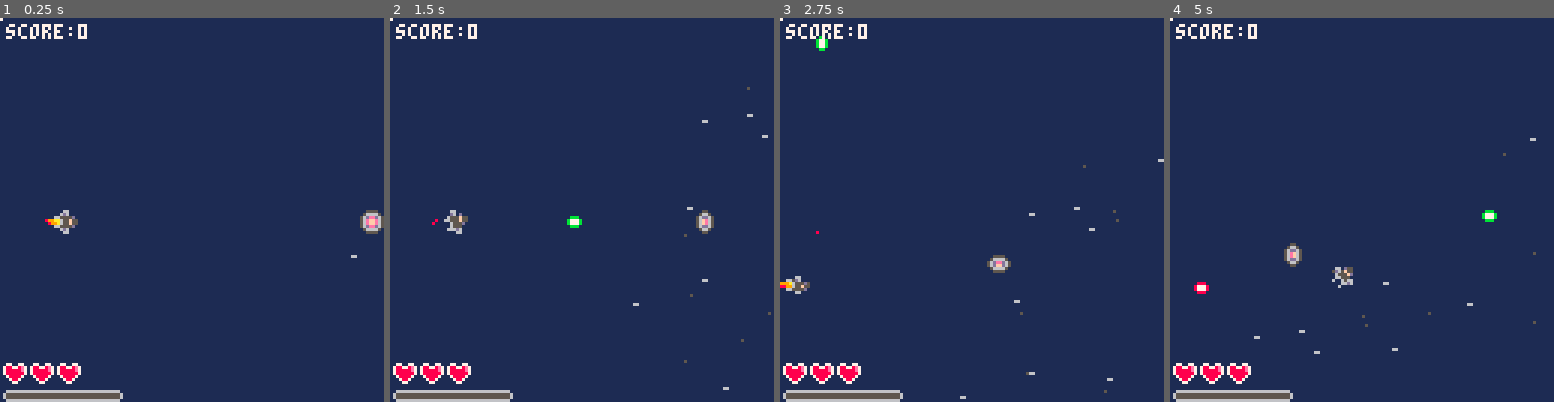
Above: before the commit, frames 1-4 (left to right).
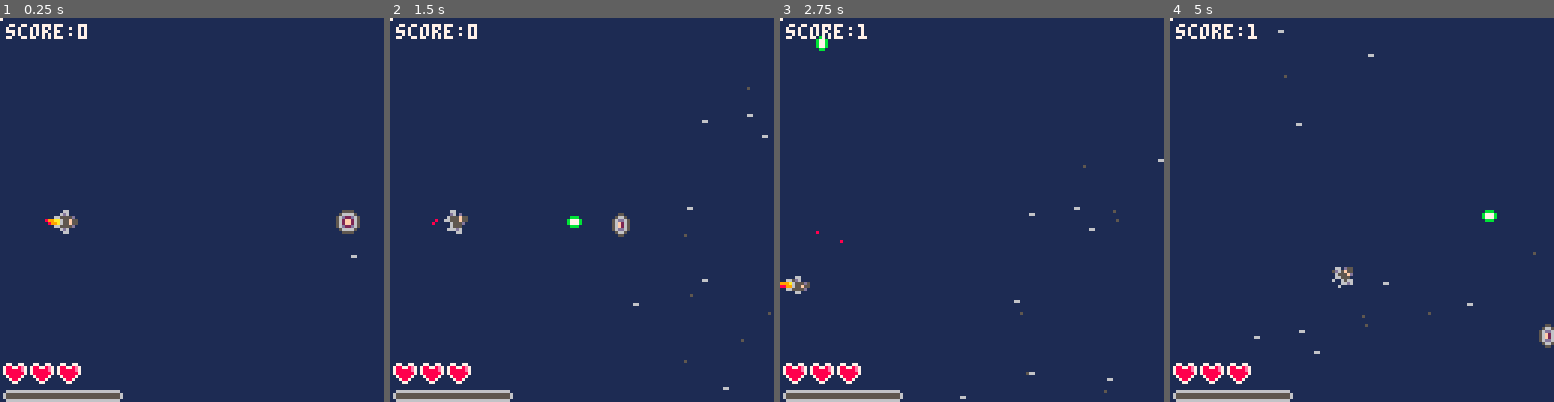
Above: after the commit, the same moments.

Repository: Loquicom/pico-8
Game: PICO-8 cartridge games/sp8ce-em-up.p8
Two runs of this game, one before a commit and one after it. Both use one fixed random seed, a clock stepped at 60 frames per second and the inputs below.
Inputs:
- Up to frame 1 (0.25 s): no input
- Up to frame 2 (1.5 s): tap O (Z key) at 0.33, 0.7, 1.43 s; tap X (X key) at 1.07 s
- Up to frame 3 (2.75 s): hold Left 1.97-2.37 s; tap X (X key) at 2.07, 2.4, 2.73 s; tap O (Z key) at 2.22 s; hold Down from 2.42 s (still down)
- Up to frame 4 (5 s): release Down at 2.82 s; hold Right 2.87-3.53 s; tap X (X key) every 0.33 s from 3.07 to 4.73 s; tap O (Z key) at 3.1, 3.98, 4.87 s; hold Up 3.58-4.08 s; hold Right 4.13-4.53 s; hold Down from 4.58 s (still down)

The runs differ from the first frame. In frame 1, 0.6% of the frame differs, in the area x 87-100%, y 50-57%; in frame 2, 0.4%; in frame 3, 0.3%; in frame 4, 0.7%, in the area x 6-100%, y 1-87%.

Commit message:
Sp8ce-em-up v13

Diff:
--- a/games/sp8ce-em-up.p8
+++ b/games/sp8ce-em-up.p8
@@ -6,6 +6,12 @@
 --gameloop
 
 function _init()
+	init_game()
+	_update = update_game
+	_draw = draw_game
+end
+
+function init_game()
 	init_constant()
 	init_timer()
 	init_rotate()
@@ -13,20 +19,19 @@
 	init_player()
 	init_enemy()
 	init_bomb()
-	--spawn_enemy(2, 120, 64)
-	spawn_enemy(3, 120, 64)
-end
-
-function _update()
+	spawn_enemy(1, 120, 64)
+end
+
+function update_game()
 	update_timer()
 	update_ground()
+	update_bomb()
 	update_enemy()
 	update_player()
-	update_bomb()
-end
-
-function _draw()
-	cls(1) --clear screen
+end
+
+function draw_game()
+	cls(1)
 	draw_background()
 	draw_timer()
 	draw_enemy()
@@ -34,6 +39,25 @@
 	draw_foreground()
 	draw_bomb()
 	draw_ui()
+end
+
+function update_end()
+	update_timer()
+	update_ground()
+	if (btnp(5)) then
+		init_game()
+		_update = update_game
+		_draw = draw_game
+	end
+end
+
+function draw_end()
+	cls(1)
+	draw_background()
+	draw_foreground()
+	print("game over",44,44,7)
+ 	print("your score:"..player.score,34,54,7)
+  	print("press ❎ to play again!",18,72,6)
 end
 
 -->8
@@ -121,6 +145,7 @@
 		life = cst.player.life,
 		energy = 0,
 		bomb = false,
+		invincible = false,
 		sprite = cst.player.sprt.base[1],
 		speed = cst.player.speed,
 		power = 0, -- 0 = simple, 1 = big, 2 = big + simple diag, 3 = big + big diag, 4+ = more speed and less cd ?
@@ -137,6 +162,15 @@
 end
 
 function update_player()
+	if (player.life < 1) then
+		player.show = false
+		player.thruster.animation.show = false
+		timer_stop(player.timers.thruster)
+		shake()
+		_update = update_end
+		_draw = draw_end
+		return
+	end
 	move_player()
 	action_player()
 	update_bullets()
@@ -253,7 +287,7 @@
 --ennemy
 
 function init_enemy()
-	enemies = {entities={}, bullets={}}
+	enemies = {entities={}, bullets={}, spawn = {0,0,0}}
 end
 
 function update_enemy()
@@ -262,11 +296,22 @@
 		if (enemy.life < 1) then
 			del(enemies.entities, enemy)
 			if (enemy.fire != nil) timer_stop(enemy.fire)
+			shake(0.6)
+			player.score += enemy.type
+			timer(random(150,30), false, _respawn_enemy, enemy.type)
 		end
 		-- Move
 		if (enemy.type == 1) move_enemy_type1(enemy)
 		if (enemy.type == 2) move_enemy_type2(enemy)
 		if (enemy.type == 3) move_enemy_type3(enemy)
+		if (enemy.x < -8 or enemy.y > 130) then
+			-- Outside the map
+			del(enemies.entities, enemy)
+			if (enemy.fire != nil) timer_stop(enemy.fire)
+			player.score -= enemy.type*2
+			if (player.score < 0) player.score = 0
+			timer(random(150,30), false, _respawn_enemy, enemy.type)
+		end
 	end
 	-- Bullets
 	for bullet in all(enemies.bullets) do
@@ -316,7 +361,7 @@
 end
 
 function move_enemy_type3(enemy)
-	local info = rotate_enemy3_info(enemy.speed, limit(player.x - enemy.x, enemy.speed), limit(player.y - enemy.y, enemy.speed))
+	local info = rotate_enemy3_info(enemy.speed, enemy.x, enemy.y, limit(player.x - enemy.x, enemy.speed), limit(player.y - enemy.y, enemy.speed))
 	enemy.sprite = info.sprite
 	enemy.x += info.x
 	enemy.y += info.y
@@ -341,6 +386,11 @@
 	end
 end
 
+function _respawn_enemy(type)
+	local spawn = rotate_enemy_spawn(134, random(120))
+	spawn_enemy(type, spawn.x, spawn.y)
+end
+
 -->8
 --collectible
 
@@ -359,10 +409,16 @@
 
 function collison_enemy_fire(bullet)
 	local info = rotate_collison_player_info()
-	if (collison_rectangle({{x=bullet.x+1, y=bullet.y},{x=bullet.x+4,y=bullet.y+4}}, {{x=player.x+info[1].x,y=player.y+info[1].y},{x=player.x+info[2].x,y=player.y+info[2].y}})) then
+	if (not player.invincible and collison_rectangle({{x=bullet.x+1, y=bullet.y},{x=bullet.x+4,y=bullet.y+4}}, {{x=player.x+info[1].x,y=player.y+info[1].y},{x=player.x+info[2].x,y=player.y+info[2].y}})) then
 		player.life -= 1
+		player.invincible = true
+		timer(4, true, _blink_player, {cpt=0,enemy=enemy})
 		del(enemies.bullets, bullet)
 	end
+end
+
+function collision_spaceship()
+
 end
 
 function collison_collectible()
@@ -378,6 +434,17 @@
 		params.cpt += 1
 		params.enemy.show = not params.enemy.show
 	else
+		timer_stop(timer)
+	end
+end
+
+function _blink_player(params, timer)
+	if (params.cpt < 6) then
+		params.cpt += 1
+		player.show = not player.show
+		player.thruster.animation.show = not player.thruster.animation.show
+	else
+		player.invincible = false
 		timer_stop(timer)
 	end
 end
@@ -652,16 +719,24 @@
 	return {x=-speed, y=0}
 end
 
-function rotate_enemy3_info(speed, diffX, diffY)
+function rotate_enemy3_info(speed, x, y, diffX, diffY)
 	local sprite = cst.enemy[3].sprt
+	local move = 0
 	if (rotation) then
+		if (y < 8) move = speed
 		if (diffX < 0) sprite = cst.enemy[3].sprt + 3
 		if (diffX > 0) sprite = cst.enemy[3].sprt + 4
-		return {x=diffX, y=0, sprite=sprite}
-	end
+		return {x=diffX, y=move, sprite=sprite}
+	end
+	if (x > 112) move = -speed
 	if (diffY < 0) sprite = cst.enemy[3].sprt + 2
 	if (diffY > 0) sprite = cst.enemy[3].sprt + 1
-	return {x=0, y=diffY, sprite=sprite}
+	return {x=move, y=diffY, sprite=sprite}
+end
+
+function rotate_enemy_spawn(baseX, baseY)
+	if (rotation) return {x=baseY, y=-baseX+128}
+	return {x=baseX, y=baseY}
 end
 
 function rotate_collison_player_info()
@@ -747,30 +822,6 @@
 	end
 end
 
--->8
---utils
-
-function random(max, min)
-	-- max include, min include
-	if (min == nil) min = 0
-	return flr(rnd(max+1-min))+min
-end
-
-function limit(number, max)
-	if (abs(number) > max) then
-		if (number < 0) return -max
-		return max
-	end
-	return number
-end
-
-function contain(tab, val)
-	for v in all(tab) do
-		if (v == val) return true
-	end
-	return false
-end
-
 function shake(intensity)
 	if (intensity == nil) intensity = 1
 	timer(1, true, _shake, {intensity=intensity})
@@ -783,6 +834,30 @@
 		camera()
 		timer_stop(timer)
 	end
+end
+
+-->8
+--utils
+
+function random(max, min)
+	-- max include, min include
+	if (min == nil) min = 0
+	return flr(rnd(max+1-min))+min
+end
+
+function limit(number, max)
+	if (abs(number) > max) then
+		if (number < 0) return -max
+		return max
+	end
+	return number
+end
+
+function contain(tab, val)
+	for v in all(tab) do
+		if (v == val) return true
+	end
+	return false
 end
 
 __gfx__
